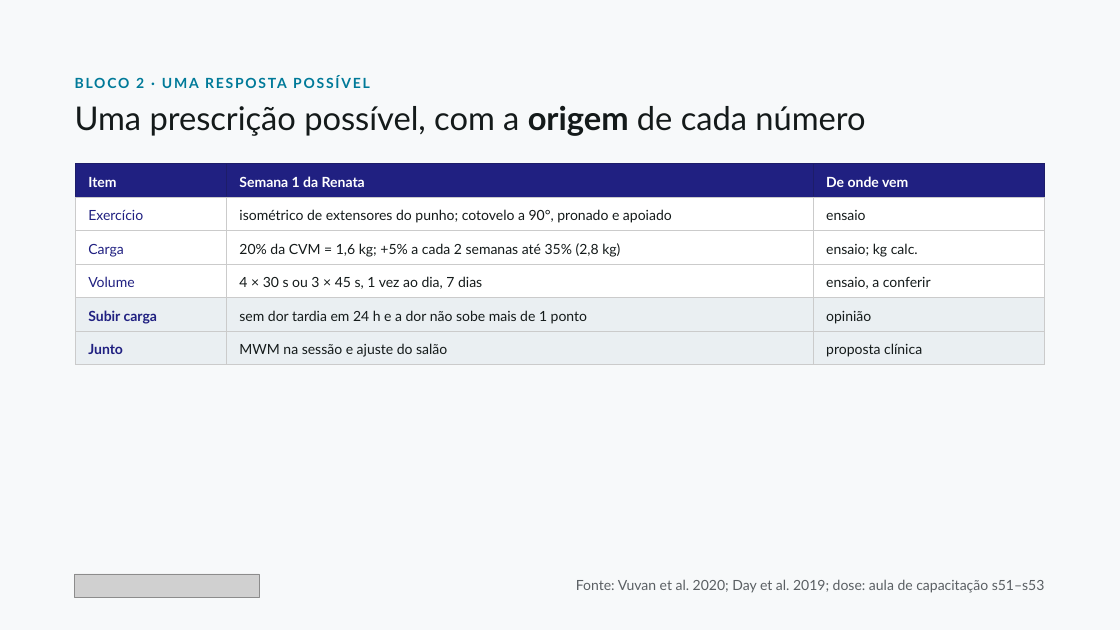
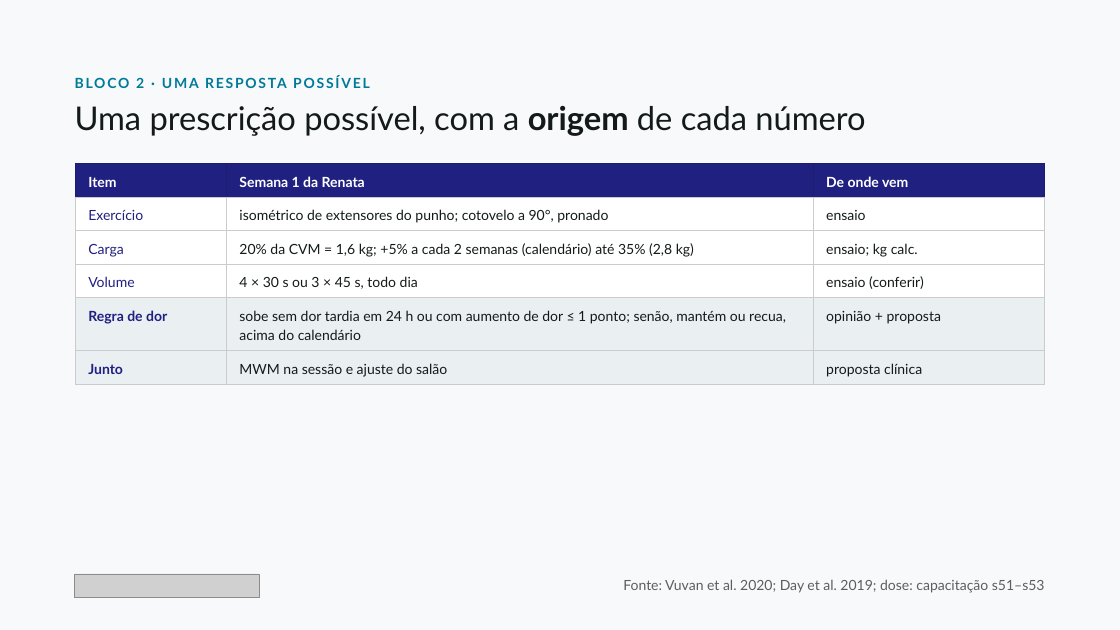
Before and after one commit to dossantosdanieel/illic, a slide deck: slide 13 of aulas/2026-11-cotovelo-lateral-2-reabilitacao/04_aula/cotovelo-lateral-2-reabilitacao.pptx (slide 14 before the commit). Drawn at 1120x630 pixels with LibreOffice and Linux fonts; fonts in the diff are those of the drawing; grey boxes stand for pictures. Boxes give left, top, right and bottom in pixels: in the first picture for what was removed or moved away, otherwise in the second. Text is boxed around its words. In the diff, an @@ line names an element or a change of style, - is before the commit and + after.

```diff
--- a/aulas/2026-11-cotovelo-lateral-2-reabilitacao/04_aula/cotovelo-lateral-2-reabilitacao.pptx
+++ b/aulas/2026-11-cotovelo-lateral-2-reabilitacao/04_aula/cotovelo-lateral-2-reabilitacao.pptx
@@ table at box(76, 164, 1045, 385) @@
-row 2, column 2: isométrico de extensores do punho; cotovelo a 90°, pronado e apoiado
+row 2, column 2: isométrico de extensores do punho; cotovelo a 90°, pronado
-row 3, column 2: 20% da CVM = 1,6 kg; +5% a cada 2 semanas até 35% (2,8 kg)
+row 3, column 2: 20% da CVM = 1,6 kg; +5% a cada 2 semanas (calendário) até 35% (2,8 kg)
-row 4, column 2: 4 × 30 s ou 3 × 45 s, 1 vez ao dia, 7 dias
+row 4, column 2: 4 × 30 s ou 3 × 45 s, todo dia
-row 4, column 3: ensaio, a conferir
+row 4, column 3: ensaio (conferir)
-row 5: Subir carga | sem dor tardia em 24 h e a dor não sobe mais de 1 ponto | opinião
+row 5: Regra de dor | sobe sem dor tardia em 24 h ou com aumento de dor ≤ 1 ponto; senão, mantém ou recua, acima do calendário | opinião + proposta
@@ text at box(623, 579, 1045, 593): text changed @@
-Fonte: Vuvan et al. 2020; Day et al. 2019; dose: aula de capacitação s51–s53
+Fonte: Vuvan et al. 2020; Day et al. 2019; dose: capacitação s51–s53
```
Also in this commit, not shown: 15 other slides changed, 1 slide removed, 22 other files.
